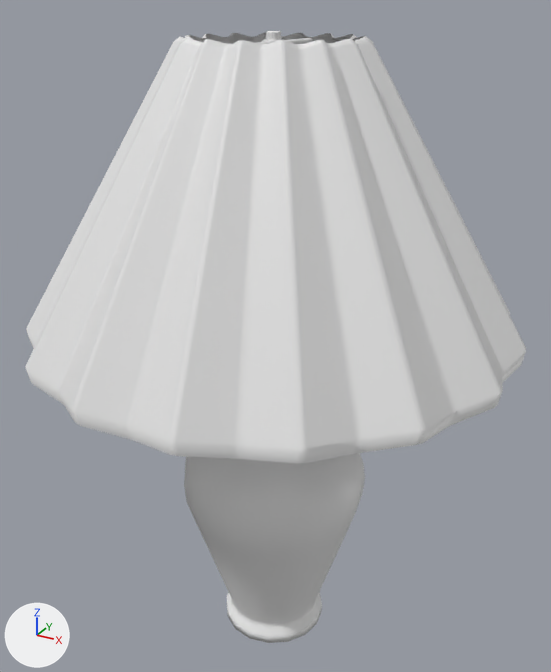
Two versions of the FBX model Assets/Models/LCAD Models/FBX_TableLamp.fbx, one commit apart.
Rendered twice from a camera (50 mm lens) standing at (0.396, -0.716, 0.774) and looking at (-0.006, 0.015, 0.408). Arrows for +X, +Y and +Z are at lower left; the lights stay in place.
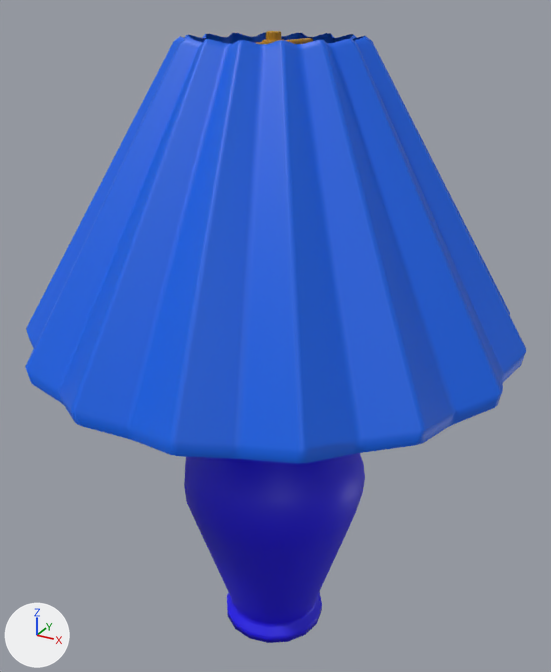
What changed in the scene script:
```text
Add mat_metal:
    mat_metal = principled_material('Metal')
    mat_metal.base_color = (0.458, 0.216, 0.0)  # yellow #b48000
Add mat_lightbulb:
    mat_lightbulb = principled_material('Lightbulb')
    mat_lightbulb.base_color = (0.00488, 0.8, 0.0)  # green #0fe700
Add mat_vase:
    mat_vase = principled_material('Vase')
    mat_vase.base_color = (0.00905, 0.0, 0.8)  # blue #1800e7
Add mat_lampshade:
    mat_lampshade = principled_material('Lampshade')
    mat_lampshade.base_color = (0.0, 0.121, 0.8)  # blue #0062e7
Change me_circle:
    where me_circle.from_pydata(...)  # 1281 vertices, 1212 faces; spans x -0.275..0.275, y -0.275..0.275, z 0.0..0.746
    used by ob_circle; location = (0.0, 0.0, 0.0)
    me_circle part 1: all 416 faces centred in x -0.109..0.109, y -0.109..0.109, z 0.0..0.405 switch from no material to mat_vase (blue #1800e7)
    me_circle part 2: 64 of the faces centred in x -0.273..0.273, y -0.273..0.273, z 0.423..0.428 switch from no material to mat_lampshade (blue #0062e7)
    me_circle part 3: 64 of the faces centred in x -0.186..0.186, y -0.186..0.186, z 0.582..0.587 switch from no material to mat_lampshade (blue #0062e7)
    me_circle part 4: 64 of the faces centred in x -0.094..0.094, y -0.094..0.094, z 0.736..0.739 switch from no material to mat_lampshade (blue #0062e7)
    me_circle part 5: 220 of the faces centred in x -0.062..0.062, y -0.084..0.084, z 0.673..0.746 switch from no material to mat_metal (yellow #b48000)
    add me_circle.materials.append(mat_lightbulb)  # green #0fe700
```

Pixel boxes [x1, y1, x2, y2] of what changed, in the pictures (551 x 672 px):
part 1 of me_circle, recoloured (grey to blue)
    both: [184, 453, 365, 643]
part 2 of me_circle, recoloured (grey to blue)
    both: [25, 332, 526, 464]
part 3 of me_circle, recoloured (white to blue)
    both: [25, 37, 526, 449]
part 4 of me_circle, recoloured (white to blue)
    both: [174, 33, 372, 51]
part 5 of me_circle, recoloured
    both: [257, 31, 313, 44]
